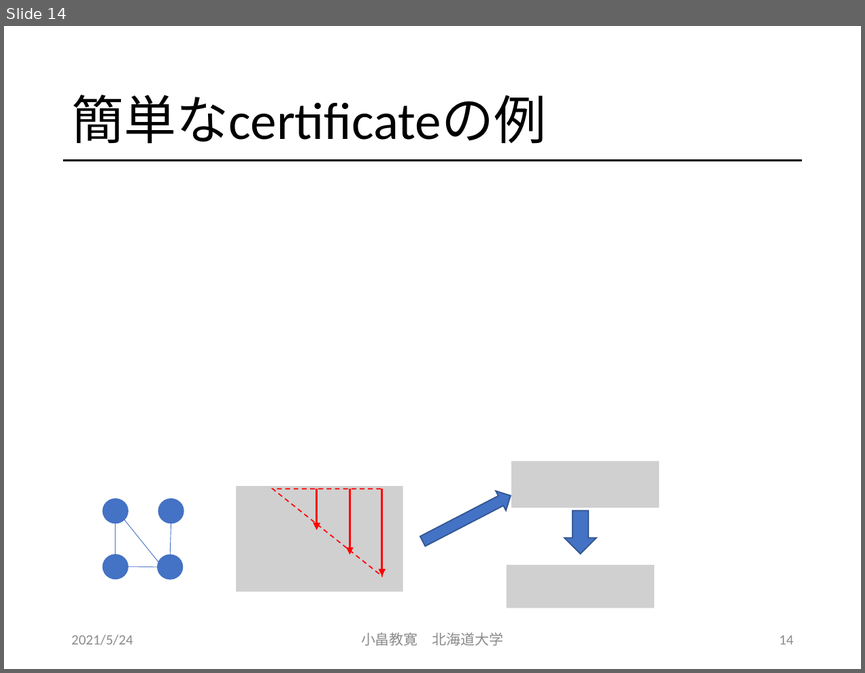
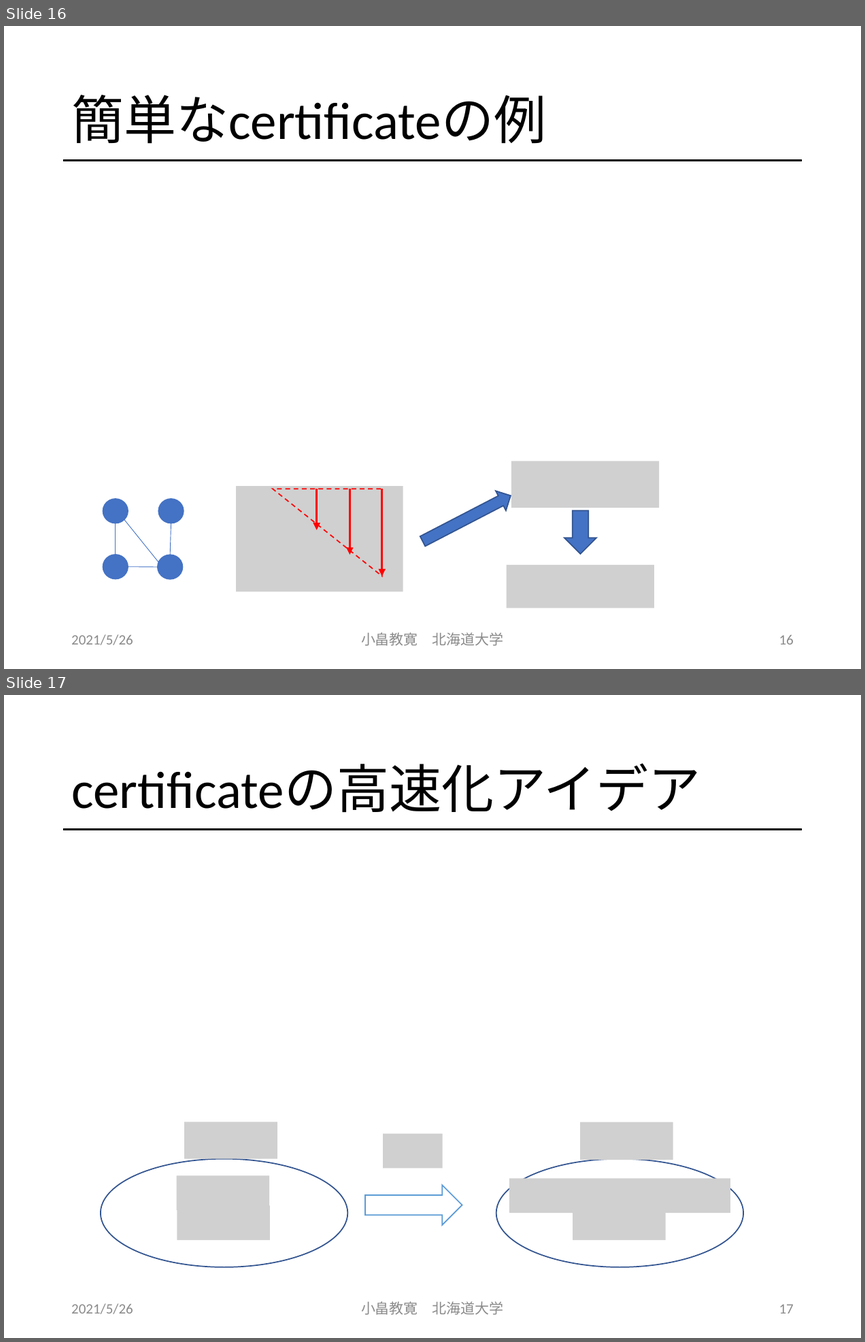
Before and after one commit to obatakyoukan/isomorphism, a slide deck: Isomorphism.pptx. Shown one above the other, each under a label of ours: slide 14 before the commit, slides 16 and 17 after it. The pictures are 865x673 and 865x1342 pixels, drawn with LibreOffice and Linux fonts; fonts in the diff are those of the drawing; grey boxes stand for pictures. Boxes give left, top, right and bottom in pixels: in the first picture for what was removed or moved away, otherwise in the second. Text is boxed around its words. In the diff, an @@ line names an element or a change of style, - is before the commit and + after.

```diff
--- a/Isomorphism.pptx
+++ b/Isomorphism.pptx
@@ slide 17 added at (4, 695, 861, 1338), background #FFFFFF; not listed: 1 template element that a slide beside it also shows @@
@@ title added at (71, 764, 700, 812), 44 pt, text #000000 @@
+certificateの高速化アイデア
@@ picture added at (383, 1134, 442, 1168) @@
@@ right arrow added at (364, 1185, 462, 1225), outline #5B9BD5 1 pt @@
@@ group added at (101, 1121, 347, 1266): 3 pictures, 1 ellipse @@
@@ group added at (496, 1121, 742, 1266): 3 pictures, 1 ellipse @@
@@ text added at (71, 1303, 133, 1314), 12 pt, text #8C8C8C @@
+2021/5/26
@@ text added at (361, 1301, 504, 1314), 12 pt, text #8C8C8C @@
+小畠教寛 北海道大学
@@ page number added at (779, 1304, 793, 1313), 12 pt, text #8C8C8C @@
+17
@@ what was slide 14 is now slide 16 @@
@@ slide 16 changed as well @@
@@ text at (71, 634, 133, 645): text changed @@
-2021/5/24
+2021/5/26
@@ page number at (779, 635, 793, 644): text changed @@
-14
+16
```
Also in this commit, not shown: 19 other slides changed, 12 other slides added.
